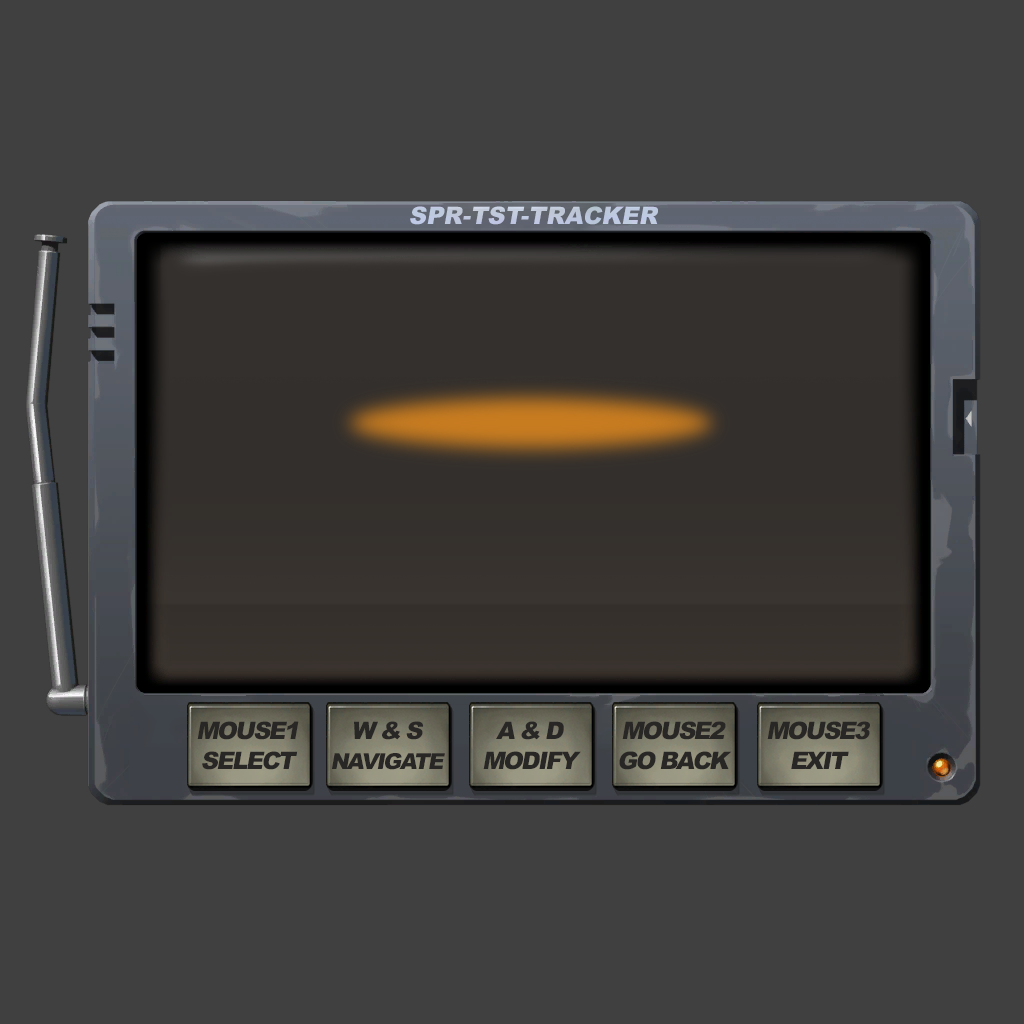
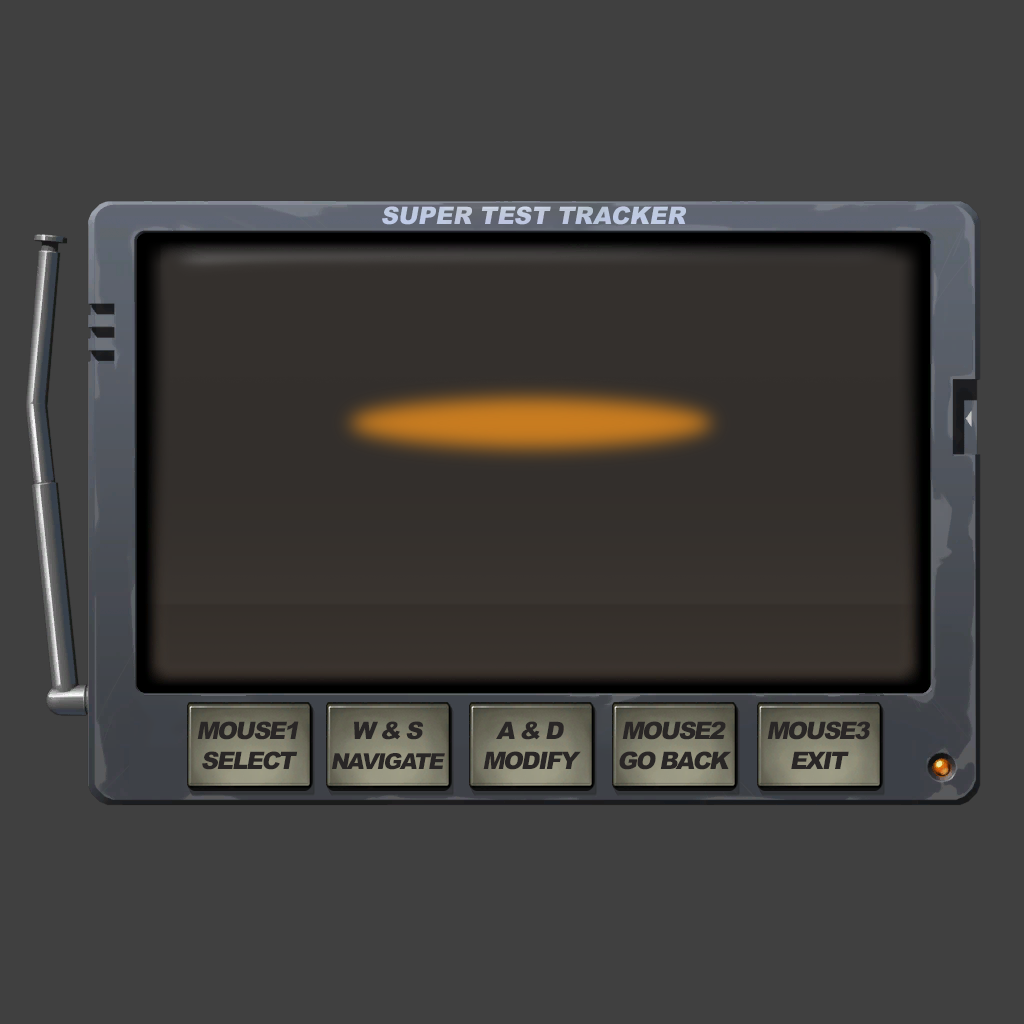
Layers edited between the first and the second (1024, 1024) image:
painted on "KNAV-TRACKER" over <box>382,206,686,225</box>
